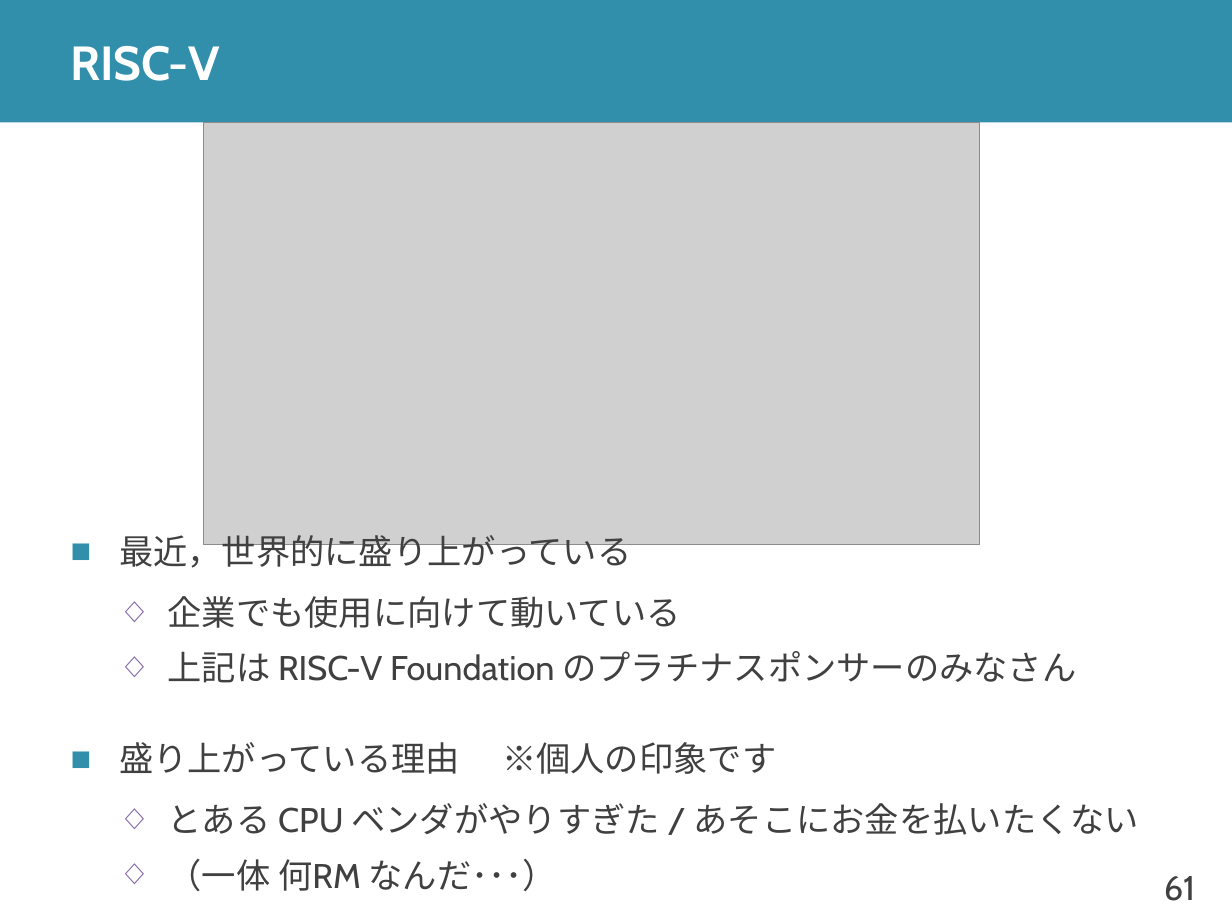
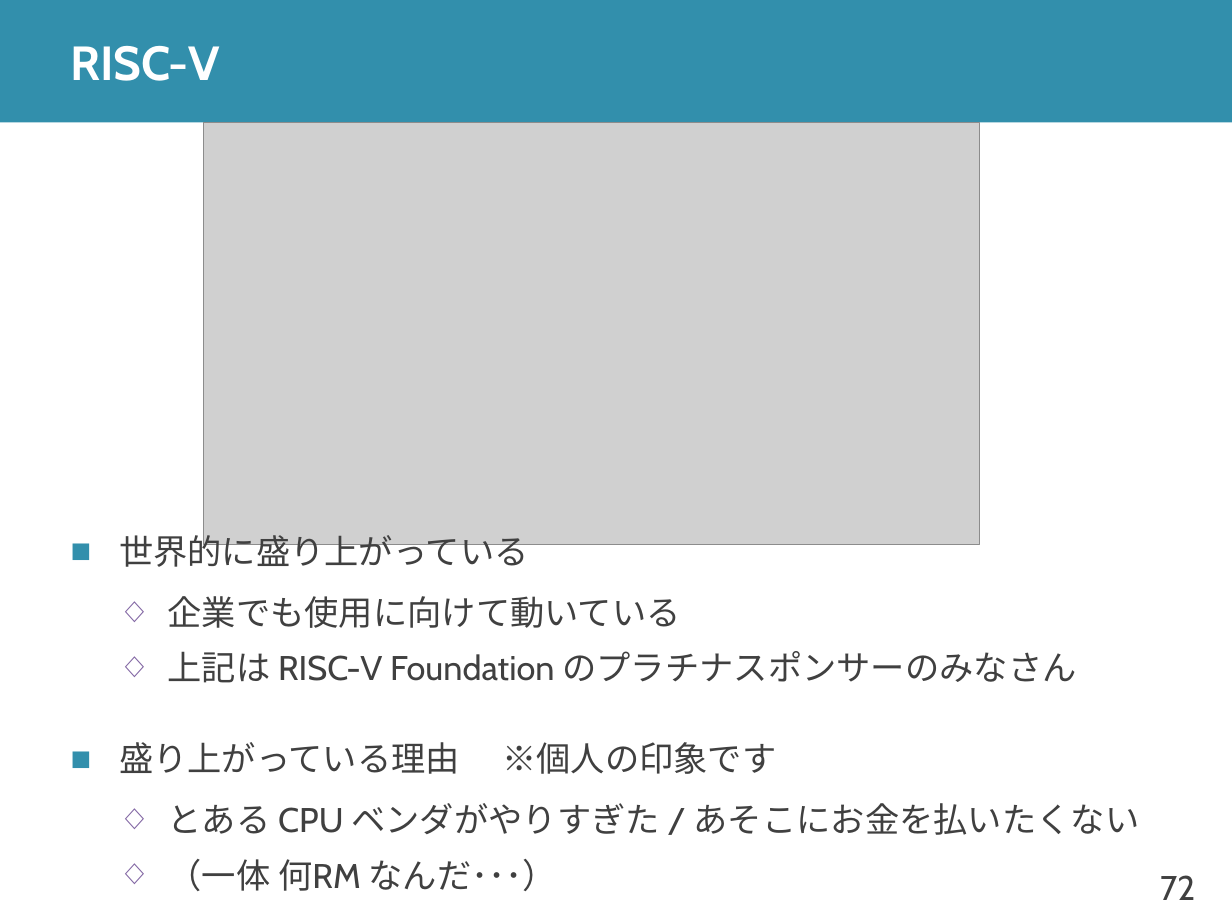
Before and after one commit to shioyadan/advanced-computer-organization, a slide deck: slide 72 of aco-shioya-01.pptx (slide 61 before the commit). Drawn at 1232x924 pixels with LibreOffice and Linux fonts; fonts in the diff are those of the drawing; grey boxes stand for pictures. Boxes give left, top, right and bottom in pixels: in the first picture for what was removed or moved away, otherwise in the second. Text is boxed around its words. In the diff, an @@ line names an element or a change of style, - is before the commit and + after.

```diff
--- a/aco-shioya-01.pptx
+++ b/aco-shioya-01.pptx
@@ text at box(119, 530, 529, 567): text changed @@
-■ 最近，世界的に盛り上がっている
+■ 世界的に盛り上がっている
@@ page number at box(1160, 875, 1195, 900): text changed @@
-61
+72
```
Also in this commit, not shown: 5 other slides changed, 12 slides added, 1 slide removed, 1 other file.
